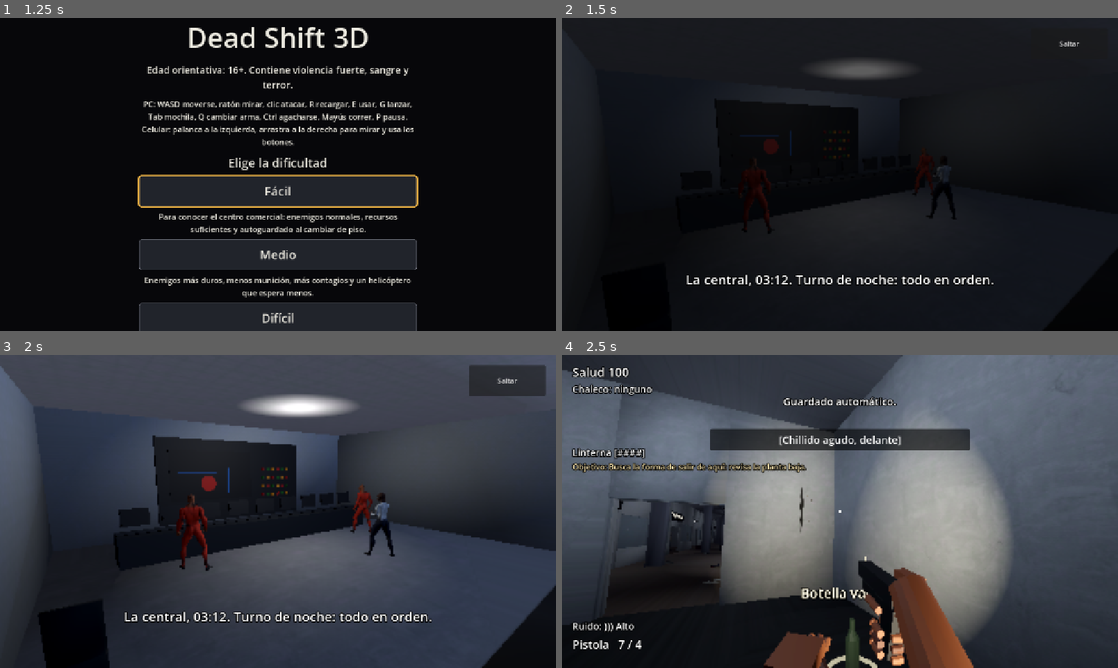
Above: before the commit, frames 1-4 (two rows, left to right).
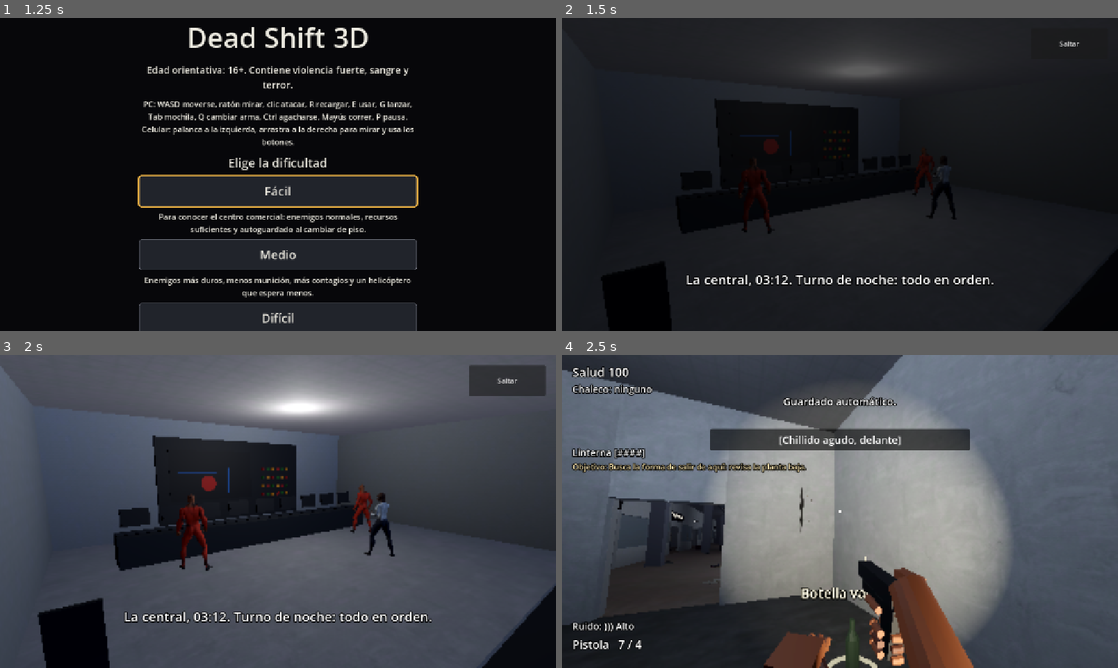
Above: after the commit, the same moments.

Repository: Dannnyusssssss/dead-shift-3D
Game: Godot game, scene res://game/main.tscn
The game is run twice, just before and just after one commit, with the same random seed, the same clock (stepped at 60 frames per second) and the same inputs.
Inputs (mouse positions are in pixels of both pictures, inside the frame that each line leads up to):
- Up to frame 1 (1.25 s): click "Nueva partida" at 0.5 s
- Up to frame 2 (1.5 s): click "Fácil" at 1.25 s
- Up to frame 3 (2 s): no input
- Up to frame 4 (2.5 s): tap Enter at 2 s; move the mouse to (962, 495) at 2.02 s; hold D (move_right) from 2.03 s (still down); tap F (flashlight) at 2.1 s; click (962, 495) at 2.17 s; tap Space at 2.27 s

Frame 1 is identical in both runs. In frame 2, 1.2% of the frame differs, in the area x 41-67%, y 7-21%; in frame 3, 29%, in the area x 0-83%, y 0-100%; in frame 4, 20%.

Commit message:
fix: hito 3.1 - superficies y luces sin parpadeos

Diff:
--- a/game/data/floors/ground_floor.tres
+++ b/game/data/floors/ground_floor.tres
@@ -1053,8 +1053,8 @@
 [sub_resource type="Resource" id="Resource_prop_208"]
 script = ExtResource("10_prop_spe")
 kind = 8
-position = Vector3(23.4, 3.8, 5.5)
-rotation_deg = 80.0
+position = Vector3(23.4, 3.8, -5.5)
+rotation_deg = 100.0
 text_key = "cam_ground_east"
 
 [sub_resource type="Resource" id="Resource_prop_209"]
--- a/game/world/floor_section.gd
+++ b/game/world/floor_section.gd
@@ -526,6 +526,8 @@
 	label.outline_size = 12
 	label.pixel_size = pixel
 	label.modulate = color
+	# Solo por delante: por detrás se leía en espejo (a través de cristales o desde las cámaras).
+	label.double_sided = false
 	return label
 
 
@@ -660,6 +662,8 @@
 			label.pixel_size = clampf(spec.size.y, 0.002, 0.03)
 			label.position = spec.position
 			label.rotation.y = deg_to_rad(spec.rotation_deg)
+			# Solo por delante: un rótulo que se lee por los dos lados lleva dos copias en los datos.
+			label.double_sided = false
 			add_child(label)
 		_:
 			return false
--- a/game/world/glass_panes.gd
+++ b/game/world/glass_panes.gd
@@ -119,5 +119,5 @@
 
 static func _commit(tool: SurfaceTool, mat: StandardMaterial3D) -> ArrayMesh:
 	tool.set_material(mat)
-	tool.generate_normals()
+	# Las cajas ya traen normales planas; recalcularlas las suavizaría entre caras vecinas.
 	return tool.commit()
--- a/game/world/kit.gd
+++ b/game/world/kit.gd
@@ -462,7 +462,10 @@
 		_boxes.clear()
 		for mat: Material in _tools:
 			var tool: SurfaceTool = _tools[mat]
-			tool.generate_normals()
+			# Las cajas y los modelos ya traen sus normales planas. Recalcularlas las suavizaba
+			# entre caras que comparten esquina: en losas de pocos triángulos grandes la normal se
+			# inclinaba hacia los bordes y el material cambiaba de proyección (rayas y bordes en
+			# escalera que se movían con la cámara).
 			var instance := MeshInstance3D.new()
 			instance.mesh = tool.commit()
 			instance.cast_shadow = GeometryInstance3D.SHADOW_CASTING_SETTING_OFF
--- a/game/world/loot_container.gd
+++ b/game/world/loot_container.gd
@@ -154,10 +154,11 @@
 	var lid_height := 0.06
 	var box_height := size.y - lid_height
 	_box(body, Vector3(0, box_height * 0.5, 0), Vector3(size.x, box_height, size.z), color)
-	# Interior oscuro justo bajo el borde: se ve al levantar la tapa.
-	_box(
-		body,
-		Vector3(0, box_height - 0.004, 0),
+	# Interior oscuro: asoma 4 mm sobre el borde de la caja (queda dentro de la tapa cerrada y se
+	# ve al levantarla). Justo bajo el borde coincidía con la cara de arriba y parpadeaba.
+	_box(
+		body,
+		Vector3(0, box_height + 0.001, 0),
 		Vector3(size.x - 0.06, 0.006, size.z - 0.06),
 		INSIDE_COLOR
 	)
@@ -189,11 +190,12 @@
 		color
 	)
 	_box(body, Vector3(0, 0.004, 0), Vector3(size.x, 0.008, size.z), color.darkened(0.3))
-	# Hueco oscuro del cajón (se ve cuando sale).
+	# Hueco oscuro del cajón (se ve cuando sale): 4 mm más alto y más bajo que el cajón para que
+	# sus caras no coincidan.
 	_box(
 		body,
 		Vector3(0, drawer_height * 0.5, 0.02),
-		Vector3(size.x - 0.04, drawer_height - 0.01, size.z - 0.04),
+		Vector3(size.x - 0.04, drawer_height - 0.004, size.z - 0.04),
 		INSIDE_COLOR
 	)
 	_box(
@@ -226,10 +228,11 @@
 func _build_locker(body: SurfaceTool, door: SurfaceTool, size: Vector3) -> void:
 	var color := COLORS[KIND_LOCKER]
 	_box(body, Vector3(0, size.y * 0.5, 0.01), Vector3(size.x, size.y, size.z - 0.02), color)
-	# Fondo oscuro del interior y una balda (se ven con la puerta abierta).
-	_box(
-		body,
-		Vector3(0, size.y * 0.5, -size.z * 0.5 + 0.02),
+	# Fondo oscuro del interior, 4 mm por delante de la cara del armario para no coincidir con ella
+	# (se ve con la puerta abierta).
+	_box(
+		body,
+		Vector3(0, size.y * 0.5, -size.z * 0.5 + 0.014),
 		Vector3(size.x - 0.04, size.y - 0.04, 0.004),
 		INSIDE_COLOR
 	)
--- a/game/world/room_dressing.gd
+++ b/game/world/room_dressing.gd
@@ -22,6 +22,8 @@
 ## Zócalo de azulejo de los baños: alto y separación de la cara de la pared.
 const TILE_BAND_HEIGHT: float = 1.4
 const TILE_BAND_GAP: float = 0.006
+## Grosor del zócalo de azulejo.
+const TILE_BAND_THICKNESS: float = 0.01
 const CLUTTER_MODELS: Array[String] = [
 	"clutter_papers",
 	"clutter_clothes",
@@ -115,7 +117,7 @@
 			Basis(Vector3.UP, yaw_facing(toward_door)),
 			front.point(front.length * 0.5, inner) + Vector3.UP * (TILE_BAND_HEIGHT * 0.5)
 		),
-		Vector3(front.length - wall * 2.0, TILE_BAND_HEIGHT, 0.01),
+		Vector3(front.length - wall * 2.0, TILE_BAND_HEIGHT, TILE_BAND_THICKNESS),
 		tiles,
 		false
 	)
@@ -125,7 +127,7 @@
 				Basis(Vector3.UP, yaw_facing(front.along)),
 				front.point(u, front.depth * 0.5) + Vector3.UP * (TILE_BAND_HEIGHT * 0.5)
 			),
-			Vector3(front.depth - wall * 2.0, TILE_BAND_HEIGHT, 0.01),
+			Vector3(front.depth - wall * 2.0, TILE_BAND_HEIGHT, TILE_BAND_THICKNESS),
 			tiles,
 			false
 		)
@@ -134,13 +136,15 @@
 	for index: int in stalls:
 		var at := front.point(wall + 0.55 + index * 1.05, front.depth - wall - 0.75)
 		place(builder, "toilet_stall", at, yaw_facing(toward_door), Vector3(1.0, 2.0, 1.5))
-	# Lavabos en la pared lateral izquierda (u = 0) a media sala, mirando hacia dentro.
-	var sinks_at := front.point(wall + 0.28, front.depth * 0.45)
+	# Lavabos en la pared lateral izquierda (u = 0) a media sala, mirando hacia dentro, apoyados en
+	# la cara del zócalo (dentro de él, sus caras de atrás coincidían con las del azulejo).
+	var tiled := wall + TILE_BAND_GAP + TILE_BAND_THICKNESS * 0.5
+	var sinks_at := front.point(tiled + 0.28, front.depth * 0.45)
 	place(builder, "sink_counter", sinks_at, yaw_facing(front.along), Vector3(2.0, 0.9, 0.55))
 	place(
 		builder,
 		"hand_dryer",
-		front.point(wall + 0.11, front.depth * 0.45 - 1.5),
+		front.point(tiled + 0.11, front.depth * 0.45 - 1.5),
 		yaw_facing(front.along),
 		Vector3.ZERO
 	)
--- a/project.godot
+++ b/project.godot
@@ -155,6 +155,7 @@
 textures/vram_compression/import_etc2_astc=true
 anti_aliasing/quality/msaa_3d=0
 limits/opengl/max_renderable_lights=64
+limits/opengl/max_lights_per_object=12
 
 [importer_defaults]
 
--- a/tests/capture/capture_session.gd
+++ b/tests/capture/capture_session.gd
@@ -9,7 +9,8 @@
 ## con =objetos solo el catálogo de objetos y los contenedores, con =tiendas solo las tiendas
 ## cerradas, con =decorado solo el decorado, con =luz las tiendas iluminadas y el apagón del
 ## jefe, con =brazos cada arma en la mano, con =jefe el lanzamiento de la nube, con =intro la
-## intro y con =final las escenas finales (para revisar una parte sin recorrer todo).
+## intro, con =final las escenas finales, con =parpadeo los mismos sitios girando poco a poco en
+## las tres calidades y con =camaras el visor de cámaras (para revisar una parte sin recorrer todo).
 
 const GAME_SCRIPT: GDScript = preload("res://game/game.gd")
 ## Nombre, posición en el edificio, giro y cabeceo (grados) de cada punto.
@@ -68,6 +69,8 @@
 		"luz",
 		"brazos",
 		"jefe",
+		"parpadeo",
+		"camaras",
 		"intro",
 		"final",
 	]
@@ -94,6 +97,10 @@
 			)
 			GameState.player.flashlight.on = false
 			await _capture_blackout()
+		elif only == "camaras":
+			await _capture_cameras()
+		elif only == "parpadeo":
+			await _capture_flicker()
 		elif only == "decorado":
 			await _capture_decor()
 		elif only == "tiendas":
@@ -398,6 +405,38 @@
 		box.queue_free()
 
 
+## Rayas y parpadeos: los mismos sitios girando de 2 en 2 grados, en las tres calidades y con la
+## linterna encendida (en Alta proyecta sombra). De una imagen a la siguiente no deben aparecer
+## rayas ni zonas que se apaguen de golpe.
+func _capture_flicker() -> void:
+	var spots: Array = [
+		["41_quiosco_techo", Vector3(-16.0, 0.0, -3.0), 180.0, 25.0],
+		["42_n2_comidas", Vector3(-12.0, 10.0, -4.5), 0.0, -30.0],
+		["43_pb_pasillo_pared", Vector3(-22.0, 0.0, 0.5), -60.0, 0.0],
+	]
+	var original_quality := Settings.get_int("quality")
+	var player := _game.level.player
+	player.set_blocked("capture", true)
+	for node: Node in get_tree().get_nodes_in_group("enemy"):
+		node.set_physics_process(false)
+	GameState.player.flashlight.on = true
+	for quality: int in [
+		SettingsSchema.QUALITY_LOW, SettingsSchema.QUALITY_MEDIUM, SettingsSchema.QUALITY_HIGH
+	]:
+		Settings.set_value("quality", quality)
+		for spot: Array in spots:
+			for step: int in 5:
+				var offset := -4.0 + 2.0 * float(step)
+				player.global_position = spot[1]
+				player.rotation.y = deg_to_rad(float(spot[2]) + offset)
+				player.head.rotation.x = deg_to_rad(spot[3])
+				for _frame: int in SETTLE_FRAMES:
+					await get_tree().process_frame
+				_save_image("%s_q%d_%+d" % [spot[0], quality, int(offset)])
+	GameState.player.flashlight.on = false
+	Settings.set_value("quality", original_quality)
+
+
 ## Mismo sitio desde tres ángulos casi iguales (giro de 3 grados): las paredes, marcos,
 ## barandillas y rótulos no deben cambiar de una a otra.
 func _capture_angles() -> void:
--- /dev/null
+++ b/tests/integration/test_render_artifacts.gd
@@ -0,0 +1,204 @@
+extends GutTest
+@warning_ignore_start("unsafe_call_argument")
+## Rayas y parpadeos del edificio: dos superficies de mallas distintas en el mismo plano y
+## solapadas se pelean por el mismo píxel (cambia cuál se ve según la cámara), y una malla con
+## más luces de las que el render admite por objeto pierde algunas según el encuadre.
+
+const GAME_SCRIPT: GDScript = preload("res://game/game.gd")
+## Distancia entre planos que todavía se considera el mismo plano (m) y solape mínimo (m²).
+const PLANE_TOLERANCE: float = 0.002
+const MIN_OVERLAP: float = 0.05
+## Tope de luces por objeto aceptado (project.godot); más luces cuestan en el celular.
+const MAX_LIGHTS_PER_OBJECT: int = 12
+## Parte de una cara tapada por otra en contacto a partir de la cual ya no se ve.
+const HIDDEN_SHARE: float = 0.9
+
+var _game: Game
+
+
+func before_each() -> void:
+	GameState.forced_seed = 5
+	_game = GAME_SCRIPT.new()
+	add_child_autofree(_game)
+	await wait_physics_frames(3)
+
+
+func after_each() -> void:
+	GameState.forced_seed = -1
+	InputRouter.gameplay_active = false
+	InputRouter.release_capture()
+
+
+## Ninguna malla del edificio recibe más luces que las que el render dibuja por objeto.
+func test_no_mesh_exceeds_lights_per_object() -> void:
+	var limit: int = ProjectSettings.get_setting("rendering/limits/opengl/max_lights_per_object", 8)
+	# El tope del proyecto no se sube a escondidas para que esta prueba pase.
+	assert_lte(limit, MAX_LIGHTS_PER_OBJECT, "tope de luces por objeto del proyecto")
+	for section: FloorSection in _game.level.sections:
+		var lights: Array[OmniLight3D] = []
+		for node: Node in _game.level.find_children("*", "OmniLight3D", true, false):
+			var light := node as OmniLight3D
+			if light.light_cull_mask & section.visual_layer():
+				lights.append(light)
+		for node: Node in section.find_children("*", "MeshInstance3D", true, false):
+			var mesh := node as MeshInstance3D
+			var box := mesh.global_transform * mesh.get_aabb()
+			var hits: Array[String] = []
+			for light: OmniLight3D in lights:
+				if _sphere_hits_box(light.global_position, light.omni_range, box):
+					hits.append("%s r=%.1f" % [light.global_position, light.omni_range])
+			assert_lte(
+				hits.size(),
+				limit,
+				"%s: %d luces: %s" % [_describe(mesh), hits.size(), ", ".join(hits)]
+			)
+
+
+## Ninguna cara alineada con un eje coincide con otra del mismo piso, de la misma malla o de
+## otra: mismo plano, mismo sentido y solapadas en un área que se ve (MIN_OVERLAP). Las caras
+## pegadas a otra superficie (la base de un mueble en el suelo, la trasera de un espejo en la
+## pared) no se ven y no cuentan.
+func test_no_coplanar_faces_between_meshes() -> void:
+	for section: FloorSection in _game.level.sections:
+		var groups: Dictionary = {}
+		var meshes := section.find_children("*", "MeshInstance3D", true, false)
+		for mesh_index: int in meshes.size():
+			var mesh := meshes[mesh_index] as MeshInstance3D
+			if mesh.mesh == null or not mesh.is_visible_in_tree():
+				continue
+			_collect_faces(mesh, mesh_index, groups)
+		for key: String in groups:
+			(groups[key] as Array).sort_custom(func(a: Array, b: Array) -> bool: return a[1] < b[1])
+		_mark_hidden(groups)
+		# Área solapada por pareja de mallas y plano (los triángulos de una caja se suman).
+		var totals: Dictionary = {}
+		for key: String in groups:
+			var faces: Array = groups[key]
+			for i: int in faces.size():
+				var a: Array = faces[i]
+				if a[3]:
+					continue
+				for j: int in range(i + 1, faces.size()):
+					var b: Array = faces[j]
+					if float(b[1]) - float(a[1]) > PLANE_TOLERANCE:
+						break
+					if b[3]:
+						continue
+					var area := _overlap(a[2], b[2])
+					if area <= 0.0:
+						continue
+					var pair := (
+						"%s y %s, plano %s %.2f"
+						% [
+							_describe(meshes[mini(a[0], b[0])]),
+							_describe(meshes[maxi(a[0], b[0])]),
+							key,
+							a[1]
+						]
+					)
+					var point: Vector2 = (a[2] as PackedVector2Array)[0]
+					var previous: Array = totals.get(pair, [0.0, point])
+					totals[pair] = [float(previous[0]) + area, previous[1]]
+		for pair: String in totals:
+			var total: Array = totals[pair]
+			assert_lt(
+				float(total[0]),
+				MIN_OVERLAP,
+				"%s: %s (cerca de %s)" % [section.name, pair, total[1]]
+			)
+
+
+## Marca como ocultas (cuarto valor) las caras tapadas casi del todo por otra que mira en
+## sentido contrario en el mismo plano: están en contacto y no se ven.
+func _mark_hidden(groups: Dictionary) -> void:
+	for key: String in groups:
+		var opposite_key := key[0] + ("-" if key[1] == "+" else "+")
+		if not groups.has(opposite_key):
+			continue
+		var opposite: Array = groups[opposite_key]
+		for face: Array in groups[key]:
+			var own := _overlap(face[2], face[2])
+			if own <= 0.0:
+				continue
+			var plane: float = face[1]
+			var start := opposite.bsearch_custom(
+				plane - PLANE_TOLERANCE,
+				func(entry: Array, value: float) -> bool: return entry[1] < value
+			)
+			var covered := 0.0
+			for index: int in range(start, opposite.size()):
+				var other: Array = opposite[index]
+				if float(other[1]) > plane + PLANE_TOLERANCE:
+					break
+				covered += _overlap(face[2], other[2])
+			face[3] = covered >= own * HIDDEN_SHARE
+
+
+## Junta los triángulos alineados con un eje del mundo por eje y sentido:
+## [malla, plano, triángulo en los otros dos ejes, oculta].
+func _collect_faces(mesh: MeshInstance3D, mesh_index: int, groups: Dictionary) -> void:
+	var xform := mesh.global_transform
+	for surface: int in mesh.mesh.get_surface_count():
+		var arrays := mesh.mesh.surface_get_arrays(surface)
+		var vertices: PackedVector3Array = arrays[Mesh.ARRAY_VERTEX]
+		var indices: PackedInt32Array = (
+			arrays[Mesh.ARRAY_INDEX] if arrays[Mesh.ARRAY_INDEX] != null else PackedInt32Array()
+		)
+		var count := indices.size() if not indices.is_empty() else vertices.size()
+		for t: int in range(0, count - 2, 3):
+			var p0 := xform * vertices[indices[t] if not indices.is_empty() else t]
+			var p1 := xform * vertices[indices[t + 1] if not indices.is_empty() else t + 1]
+			var p2 := xform * vertices[indices[t + 2] if not indices.is_empty() else t + 2]
+			# En Godot la cara delantera va en sentido horario: su normal es (p2 - p0) x (p1 - p0).
+			var normal := (p2 - p0).cross(p1 - p0)
+			if normal.length() < 0.000001:
+				continue
+			normal = normal.normalized()
+			for axis: int in 3:
+				if absf(normal[axis]) < 0.999:
+					continue
+				var u := (axis + 1) % 3
+				var w := (axis + 2) % 3
+				var key := "xyz"[axis] + ("+" if normal[axis] > 0.0 else "-")
+				if not groups.has(key):
+					groups[key] = []
+				(groups[key] as Array).append(
+					[
+						mesh_index,
+						p0[axis],
+						PackedVector2Array(
+							[Vector2(p0[u], p0[w]), Vector2(p1[u], p1[w]), Vector2(p2[u], p2[w])]
+						),
+						false
+					]
+				)
+
+
+## Nombre legible de una malla: la clase con script más cercana y su sala o nombre.
+func _describe(node: Node) -> String:
+	var current := node
+	while current != null:
+		var script := current.get_script() as Script
+		if script != null and not script.get_global_name().is_empty():
+			return "%s(%s)" % [script.get_global_name(), current.name]
+		if current.get_parent() is FloorSection:
+			return "sala %s" % current.name
+		current = current.get_parent()
+	return String(node.get_path())
+
+
+func _overlap(first: PackedVector2Array, second: PackedVector2Array) -> float:
+	var area := 0.0
+	for polygon: PackedVector2Array in Geometry2D.intersect_polygons(first, second):
+		var twice := 0.0
+		for i: int in polygon.size():
+			twice += polygon[i].cross(polygon[(i + 1) % polygon.size()])
+		area += absf(twice) * 0.5
+	return area
+
+
+## El render empareja luces y mallas por sus cajas (la de la luz es el cubo de su alcance), no
+## por la esfera: se cuenta igual para no quedarse corto.
+func _sphere_hits_box(center: Vector3, radius: float, box: AABB) -> bool:
+	var light_box := AABB(center - Vector3.ONE * radius, Vector3.ONE * radius * 2.0)
+	return light_box.intersects(box)
Binary file changed: assets/generated/arms/upper_arm.glb
Binary file changed: assets/generated/items/knife_w1.glb
Binary file changed: assets/generated/items/knife_w2.glb
Binary file changed: assets/generated/items/nails.glb
Binary file changed: assets/generated/items/pistol_ammo.glb
Binary file changed: assets/generated/items/pistol_w2.glb
Binary file changed: assets/generated/items/shotgun_shells.glb
Binary file changed: assets/generated/items/shotgun_w2.glb
Binary file changed: assets/generated/items/vest.glb
Binary file changed: assets/generated/items/vest_worn.glb
Binary file changed: assets/generated/props/boxes_2.glb
Binary file changed: assets/generated/props/boxes_3.glb
(and 14 more such lines)
